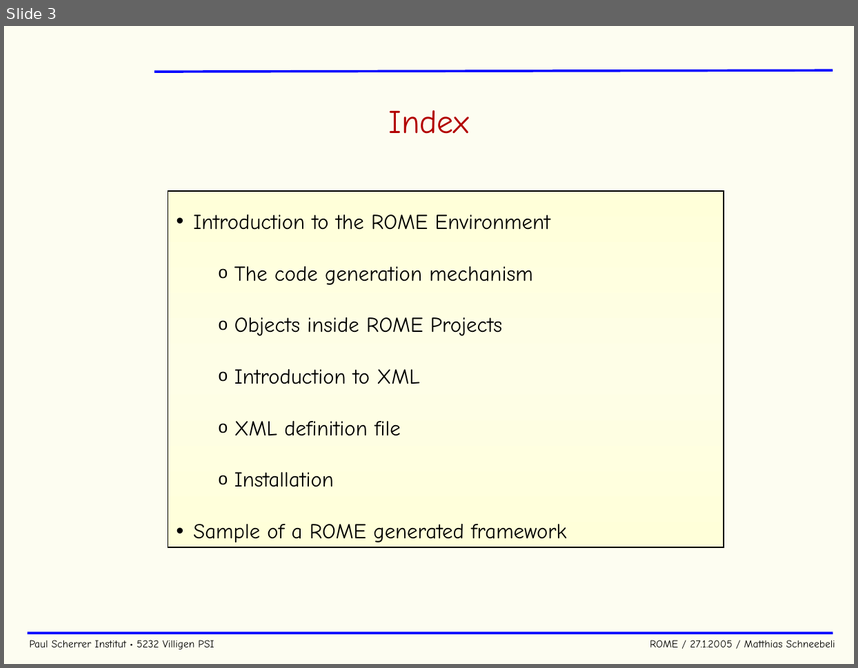
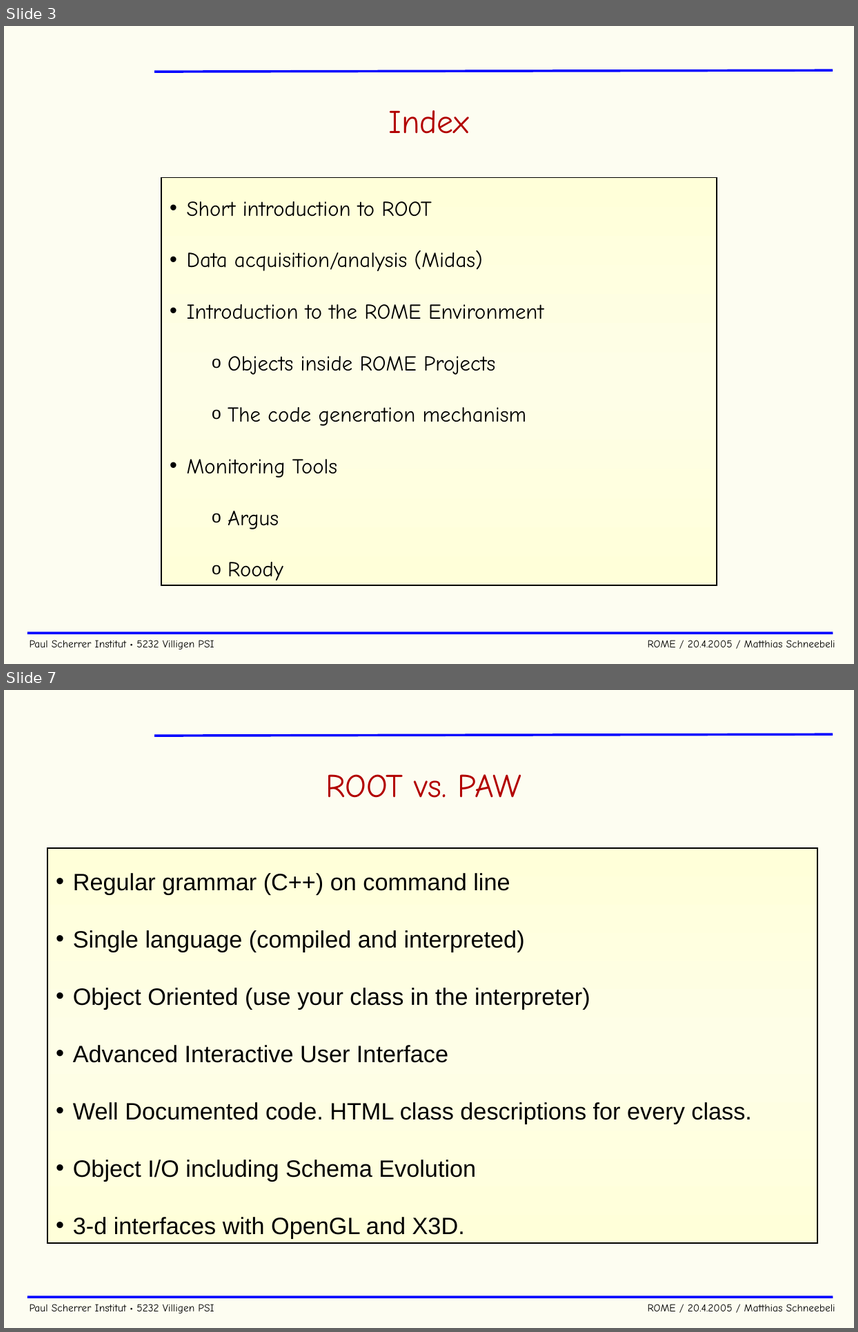
Before and after one commit to cjpl/rome, a slide deck: documentation/ROME.ppt. Shown one above the other, each under a label of ours: slide 3 before the commit, slides 3 and 7 after it; the slides between them are not shown. The pictures are 858x668 and 858x1332 pixels, drawn with LibreOffice and Linux fonts; fonts in the diff are those of the drawing; background and template pictures are left out. Boxes give left, top, right and bottom in pixels: in the first picture for what was removed or moved away, otherwise in the second. Text is boxed around its words. In the diff, an @@ line names an element or a change of style, - is before the commit and + after.

```diff
--- a/documentation/ROME.ppt
+++ b/documentation/ROME.ppt
@@ slide 7 added at [4, 690, 854, 1328], background #FDFDF1; not listed: 3 template elements that a slide beside it also shows @@
@@ title added at [326, 774, 522, 798], 28 pt, text #B20000 @@
+ROOT vs. PAW
@@ rectangle added at [47, 848, 818, 1243], fill gradient #FFFFD9 to #FEFEE7, outline #000000 0.99 pt, 20 pt, text #000000 @@
+• Regular grammar (C++) on command line
+• Single language (compiled and interpreted)
+• Object Oriented (use your class in the interpreter)
+• Advanced Interactive User Interface
+• Well Documented code. HTML class descriptions for every class.
+• Object I/O including Schema Evolution
+• 3-d interfaces with OpenGL and X3D.
@@ slide 3 changed as well @@
@@ rectangle "Short introduction to ROOT": place and size @@
-rectangle "Short introduction to ROOT" at [168, 191, 724, 547]
+rectangle "Short introduction to ROOT" at [161, 177, 717, 586]
@@ text in rectangle at [187, 201, 483, 271]: paragraphs added @@
+• Short introduction to ROOT
+• Data acquisition/analysis (Midas)
@@ text in rectangle at [228, 356, 495, 374]: paragraph added @@
+  o Objects inside ROME Projects
@@ text in rectangle at [187, 459, 337, 580]: text changed @@
-  o Objects inside ROME Projects
-  o Introduction to XML
-  o XML definition file
-  o Installation
-• Sample of a ROME generated framework
+• Monitoring Tools
+  o Argus
+  o Roody
@@ text at [30, 639, 835, 649]: text changed @@
-Paul Scherrer Institut • 5232 Villigen PSI ROME / 27.1.2005 / Matthias Schneebeli
+Paul Scherrer Institut • 5232 Villigen PSI ROME / 20.4.2005 / Matthias Schneebeli
```
Also in this commit, not shown: 38 other slides changed, 16 other slides added, 1 slide removed, 1 other file.
